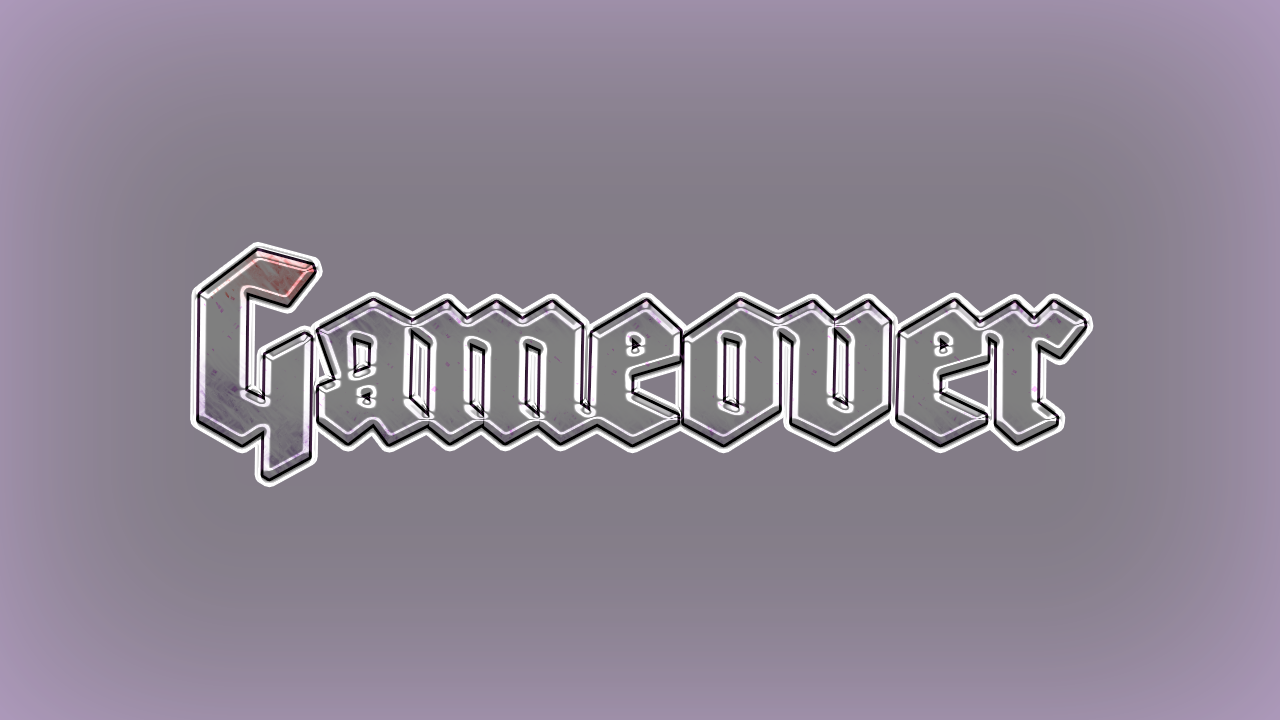
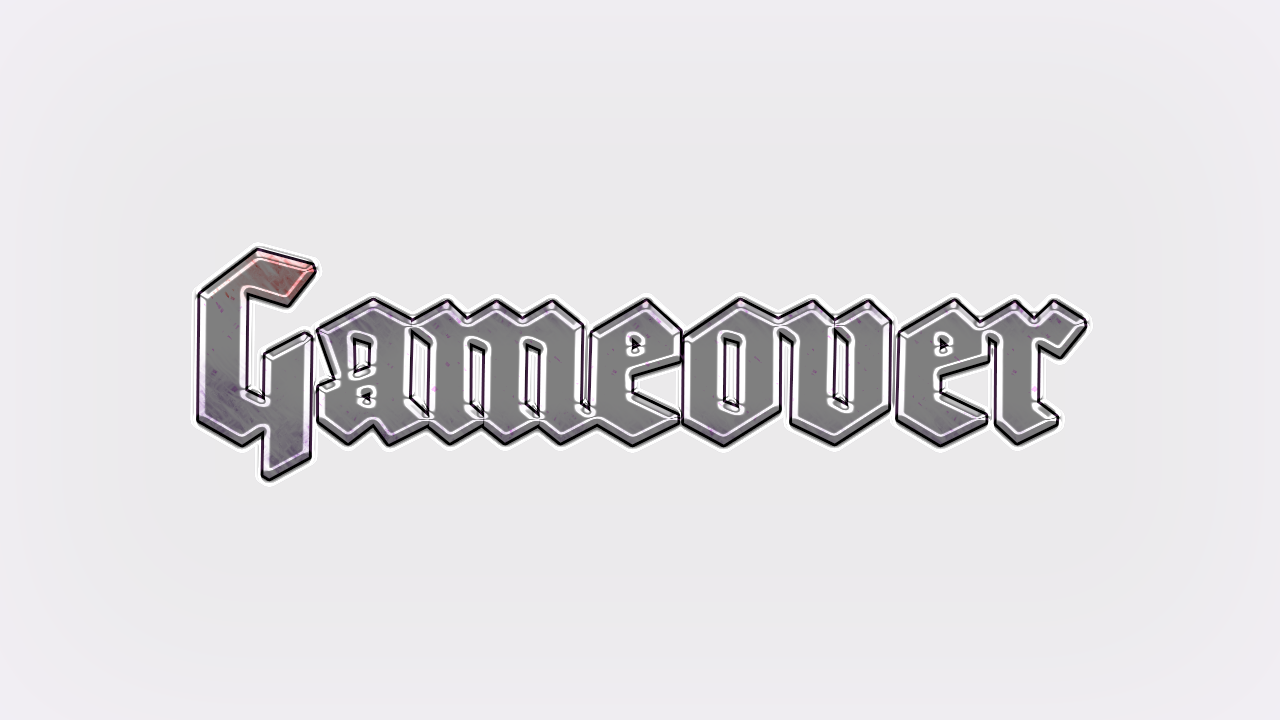
Before/after of a 1280×720 layered artwork. What changed in the layer stack:
"レイヤー 1": opacity 75% → 30% over bbox(0, 0, 1280, 720)